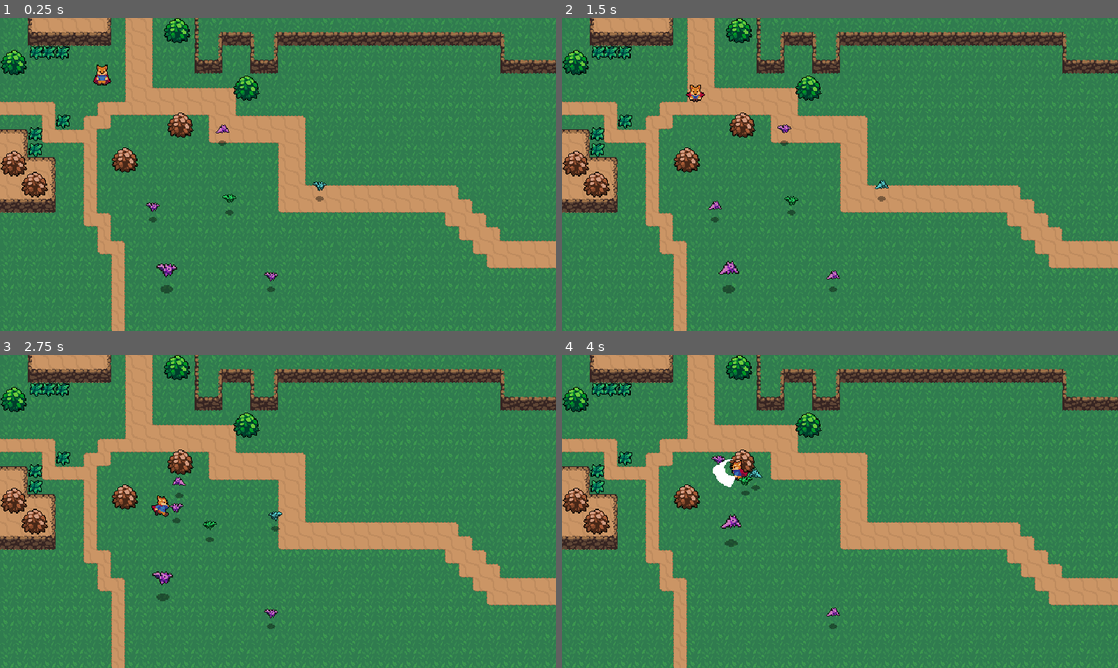
Above: before the commit, frames 1-4 (two rows, left to right).
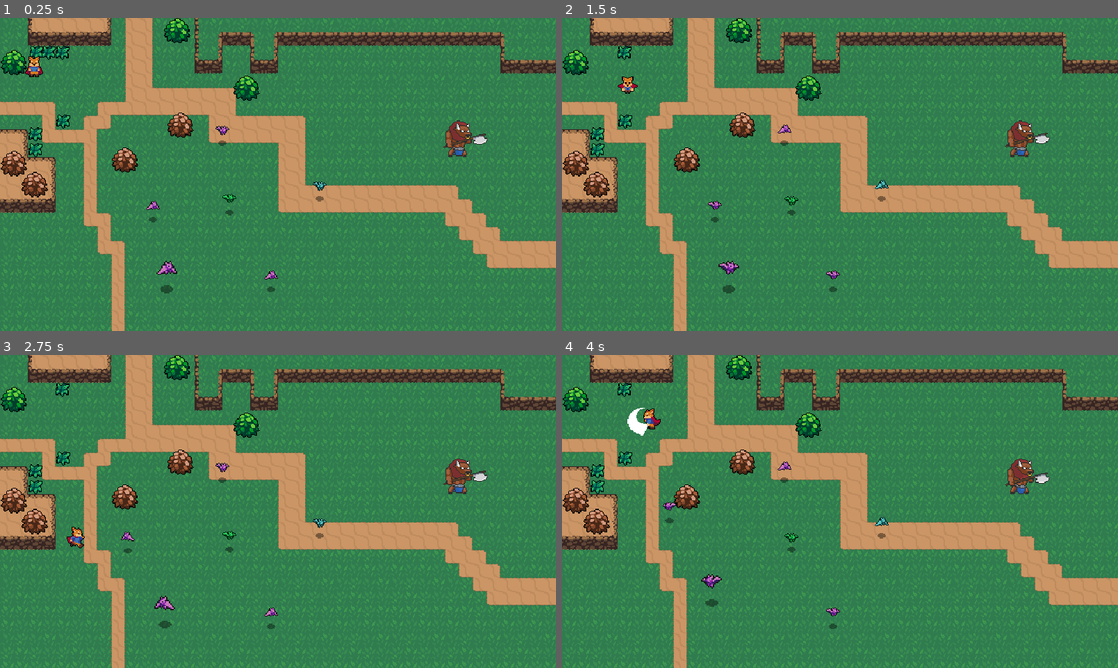
Above: after the commit, the same moments.

Repository: seanhoekstra/ARPG
Game: Godot game, scene res://World.tscn
Two runs of this game, one before a commit and one after it. Both use one fixed random seed, a clock stepped at 60 frames per second and the inputs below.
Inputs:
- Up to frame 1 (0.25 s): no input
- Up to frame 2 (1.5 s): hold Right (ui_right) 0.53-1.28 s; tap J (attack) at 0.6 s; hold Down (ui_down) from 1.28 s (still down); tap K (roll) at 1.35 s
- Up to frame 3 (2.75 s): release Down (ui_down) at 2.03 s; hold Right (ui_right) from 2.03 s (still down); tap J (attack) at 2.1 s
- Up to frame 4 (4 s): release Right (ui_right) at 2.78 s; hold Up (ui_up) 2.78-3.53 s; tap K (roll) at 2.85 s; hold Left (ui_left) from 3.53 s (still down); tap J (attack) at 3.6 s

The runs differ from the first frame. In frame 1, 1.0% of the frame differs, in the area x 4-88%, y 12-85%; in frame 2, 1.1%; in frame 3, 1.7%; in frame 4, 2.0%, in the area x 5-88%, y 8-84%.

Commit message:
added minotaur

Diff:
--- a/Enemies/Bat.tscn
+++ b/Enemies/Bat.tscn
@@ -11,81 +11,81 @@
 [ext_resource path="res://Overlap/Hitbox.tscn" type="PackedScene" id=9]
 
 [sub_resource type="AtlasTexture" id=1]
+atlas = ExtResource( 6 )
+region = Rect2( 0, 0, 16, 24 )
+
+[sub_resource type="AtlasTexture" id=2]
+atlas = ExtResource( 6 )
+region = Rect2( 16, 0, 16, 24 )
+
+[sub_resource type="AtlasTexture" id=3]
+atlas = ExtResource( 6 )
+region = Rect2( 32, 0, 16, 24 )
+
+[sub_resource type="AtlasTexture" id=4]
+atlas = ExtResource( 6 )
+region = Rect2( 48, 0, 16, 24 )
+
+[sub_resource type="AtlasTexture" id=5]
+atlas = ExtResource( 6 )
+region = Rect2( 64, 0, 16, 24 )
+
+[sub_resource type="AtlasTexture" id=6]
+atlas = ExtResource( 5 )
+region = Rect2( 0, 0, 16, 24 )
+
+[sub_resource type="AtlasTexture" id=7]
+atlas = ExtResource( 5 )
+region = Rect2( 16, 0, 16, 24 )
+
+[sub_resource type="AtlasTexture" id=8]
+atlas = ExtResource( 5 )
+region = Rect2( 32, 0, 16, 24 )
+
+[sub_resource type="AtlasTexture" id=9]
+atlas = ExtResource( 5 )
+region = Rect2( 48, 0, 16, 24 )
+
+[sub_resource type="AtlasTexture" id=10]
+atlas = ExtResource( 5 )
+region = Rect2( 64, 0, 16, 24 )
+
+[sub_resource type="AtlasTexture" id=11]
 atlas = ExtResource( 1 )
 region = Rect2( 0, 0, 16, 24 )
 
-[sub_resource type="AtlasTexture" id=2]
+[sub_resource type="AtlasTexture" id=12]
 atlas = ExtResource( 1 )
 region = Rect2( 16, 0, 16, 24 )
 
-[sub_resource type="AtlasTexture" id=3]
+[sub_resource type="AtlasTexture" id=13]
 atlas = ExtResource( 1 )
 region = Rect2( 32, 0, 16, 24 )
 
-[sub_resource type="AtlasTexture" id=4]
+[sub_resource type="AtlasTexture" id=14]
 atlas = ExtResource( 1 )
 region = Rect2( 48, 0, 16, 24 )
 
-[sub_resource type="AtlasTexture" id=5]
+[sub_resource type="AtlasTexture" id=15]
 atlas = ExtResource( 1 )
-region = Rect2( 64, 0, 16, 24 )
-
-[sub_resource type="AtlasTexture" id=6]
-atlas = ExtResource( 6 )
-region = Rect2( 0, 0, 16, 24 )
-
-[sub_resource type="AtlasTexture" id=7]
-atlas = ExtResource( 6 )
-region = Rect2( 16, 0, 16, 24 )
-
-[sub_resource type="AtlasTexture" id=8]
-atlas = ExtResource( 6 )
-region = Rect2( 32, 0, 16, 24 )
-
-[sub_resource type="AtlasTexture" id=9]
-atlas = ExtResource( 6 )
-region = Rect2( 48, 0, 16, 24 )
-
-[sub_resource type="AtlasTexture" id=10]
-atlas = ExtResource( 6 )
-region = Rect2( 64, 0, 16, 24 )
-
-[sub_resource type="AtlasTexture" id=11]
-atlas = ExtResource( 5 )
-region = Rect2( 0, 0, 16, 24 )
-
-[sub_resource type="AtlasTexture" id=12]
-atlas = ExtResource( 5 )
-region = Rect2( 16, 0, 16, 24 )
-
-[sub_resource type="AtlasTexture" id=13]
-atlas = ExtResource( 5 )
-region = Rect2( 32, 0, 16, 24 )
-
-[sub_resource type="AtlasTexture" id=14]
-atlas = ExtResource( 5 )
-region = Rect2( 48, 0, 16, 24 )
-
-[sub_resource type="AtlasTexture" id=15]
-atlas = ExtResource( 5 )
 region = Rect2( 64, 0, 16, 24 )
 
 [sub_resource type="SpriteFrames" id=16]
 animations = [ {
 "frames": [ SubResource( 1 ), SubResource( 2 ), SubResource( 3 ), SubResource( 4 ), SubResource( 5 ) ],
 "loop": true,
-"name": "Fly",
+"name": "FlyGreen",
 "speed": 10.0
 }, {
 "frames": [ SubResource( 6 ), SubResource( 7 ), SubResource( 8 ), SubResource( 9 ), SubResource( 10 ) ],
 "loop": true,
-"name": "FlyGreen",
-"speed": 10.0
+"name": "FlyBlue",
+"speed": 14.0
 }, {
 "frames": [ SubResource( 11 ), SubResource( 12 ), SubResource( 13 ), SubResource( 14 ), SubResource( 15 ) ],
 "loop": true,
-"name": "FlyBlue",
-"speed": 14.0
+"name": "Fly",
+"speed": 10.0
 } ]
 
 [sub_resource type="CircleShape2D" id=17]
@@ -109,7 +109,7 @@
 [node name="AnimatedSprite" type="AnimatedSprite" parent="."]
 frames = SubResource( 16 )
 animation = "Fly"
-frame = 1
+frame = 3
 playing = true
 offset = Vector2( 0, -12 )
 
@@ -119,15 +119,15 @@
 [node name="CollisionShape2D" type="CollisionShape2D" parent="."]
 shape = SubResource( 17 )
 
+[node name="Stats" parent="." instance=ExtResource( 7 )]
+max_health = 2
+
 [node name="Hurtbox" parent="." instance=ExtResource( 3 )]
 collision_layer = 8
 
 [node name="CollisionShape2D2" type="CollisionShape2D" parent="Hurtbox"]
 position = Vector2( 0, -15 )
 shape = SubResource( 18 )
-
-[node name="Stats" parent="." instance=ExtResource( 7 )]
-max_health = 2
 
 [node name="PlayerDetectionZone" parent="." instance=ExtResource( 8 )]
 
@@ -141,8 +141,10 @@
 [node name="CollisionShape2D" parent="Hitbox" index="0"]
 position = Vector2( 0, -15 )
 shape = SubResource( 20 )
+[connection signal="no_health" from="Stats" to="." method="_on_Stats_no_health"]
 [connection signal="area_entered" from="Hurtbox" to="." method="_on_Hurtbox_area_entered"]
-[connection signal="no_health" from="Stats" to="." method="_on_Stats_no_health"]
+
+[editable path="Hurtbox"]
 
 [editable path="PlayerDetectionZone"]
 
--- /dev/null
+++ b/Enemies/Minotaur.gd
@@ -0,0 +1,74 @@
+extends KinematicBody2D
+
+
+#state machine
+enum{
+	IDLE,
+	WANDER,
+	CHASE,
+	ATTACK
+}
+
+export var acceleration = 320
+export var max_speed = 70
+export var friction = 200
+
+var knockback = Vector2.ZERO
+var state = IDLE
+var velocity = Vector2.ZERO
+
+onready var stats = $Stats
+onready var player_detection_zone = $PlayerDetectionZone
+onready var sprite = $AnimatedSprite
+onready var hurtbox = $Hurtbox
+
+
+func _physics_process(delta):
+	knockback = knockback.move_toward(Vector2.ZERO,friction * delta)
+	knockback = move_and_slide(knockback)
+
+	match state:
+		IDLE:
+			sprite.play("Idle")
+			velocity = velocity.move_toward(Vector2.ZERO, friction * delta)
+			seek_player()
+
+		WANDER:
+			pass
+
+		CHASE:
+			sprite.play("Run")
+			var player = player_detection_zone.player
+			if player != null:
+				#player position - bat position = the vector difference between the 2
+				#normalize the length so equalize the speed
+				var direction = (player.global_position - global_position).normalized()
+				velocity = velocity.move_toward(direction * max_speed, acceleration * delta)
+				sprite.flip_h = velocity.x < 0
+			else:
+				#if sprite.animation == "Attack" && sprite.frame == sprite.frames.get_frame_count("Attack")-1:
+				#sprite.play("Attack")
+				state = IDLE
+	velocity = move_and_slide(velocity)
+
+func seek_player():
+	if player_detection_zone.can_see_player():
+		state = CHASE
+
+
+func _on_Hurtbox_area_entered(area):
+	stats.health -= area.damage
+	knockback = area.knockback_vector * area.knockback_power
+	hurtbox.create_hit_effect()
+
+
+func _on_Stats_no_health():
+	#wait 0.2 second before clearing the enemy
+	var t = Timer.new()
+	t.set_wait_time(0.2)
+	t.set_one_shot(true)
+	self.add_child(t)
+	t.start()
+	yield(t, "timeout")
+
+	queue_free()
--- /dev/null
+++ b/Enemies/Minotaur.tscn
@@ -0,0 +1,185 @@
+[gd_scene load_steps=34 format=2]
+
+[ext_resource path="res://Enemies/Minotaur.gd" type="Script" id=1]
+[ext_resource path="res://Stats.tscn" type="PackedScene" id=2]
+[ext_resource path="res://Overlap/Hurtbox.tscn" type="PackedScene" id=3]
+[ext_resource path="res://Overlap/Hitbox.tscn" type="PackedScene" id=4]
+[ext_resource path="res://Enemies/MinotaurByElthancrop.png" type="Texture" id=5]
+[ext_resource path="res://Enemies/PlayerDetectionZone.tscn" type="PackedScene" id=6]
+
+[sub_resource type="AtlasTexture" id=18]
+atlas = ExtResource( 5 )
+region = Rect2( 0, 288, 96, 96 )
+
+[sub_resource type="AtlasTexture" id=19]
+atlas = ExtResource( 5 )
+region = Rect2( 96, 288, 96, 96 )
+
+[sub_resource type="AtlasTexture" id=20]
+atlas = ExtResource( 5 )
+region = Rect2( 192, 288, 96, 96 )
+
+[sub_resource type="AtlasTexture" id=21]
+atlas = ExtResource( 5 )
+region = Rect2( 288, 288, 96, 96 )
+
+[sub_resource type="AtlasTexture" id=22]
+atlas = ExtResource( 5 )
+region = Rect2( 384, 288, 96, 96 )
+
+[sub_resource type="AtlasTexture" id=23]
+atlas = ExtResource( 5 )
+region = Rect2( 480, 288, 96, 96 )
+
+[sub_resource type="AtlasTexture" id=24]
+atlas = ExtResource( 5 )
+region = Rect2( 576, 288, 96, 96 )
+
+[sub_resource type="AtlasTexture" id=25]
+atlas = ExtResource( 5 )
+region = Rect2( 672, 288, 96, 96 )
+
+[sub_resource type="AtlasTexture" id=26]
+atlas = ExtResource( 5 )
+region = Rect2( 768, 288, 96, 96 )
+
+[sub_resource type="AtlasTexture" id=10]
+atlas = ExtResource( 5 )
+region = Rect2( 0, 96, 96, 96 )
+
+[sub_resource type="AtlasTexture" id=11]
+atlas = ExtResource( 5 )
+region = Rect2( 96, 96, 96, 96 )
+
+[sub_resource type="AtlasTexture" id=12]
+atlas = ExtResource( 5 )
+region = Rect2( 192, 96, 96, 96 )
+
+[sub_resource type="AtlasTexture" id=13]
+atlas = ExtResource( 5 )
+region = Rect2( 288, 96, 96, 96 )
+
+[sub_resource type="AtlasTexture" id=14]
+atlas = ExtResource( 5 )
+region = Rect2( 384, 96, 96, 96 )
+
+[sub_resource type="AtlasTexture" id=15]
+atlas = ExtResource( 5 )
+region = Rect2( 480, 96, 96, 96 )
+
+[sub_resource type="AtlasTexture" id=16]
+atlas = ExtResource( 5 )
+region = Rect2( 576, 96, 96, 96 )
+
+[sub_resource type="AtlasTexture" id=17]
+atlas = ExtResource( 5 )
+region = Rect2( 672, 96, 96, 96 )
+
+[sub_resource type="AtlasTexture" id=1]
+atlas = ExtResource( 5 )
+region = Rect2( 0, 0, 96, 96 )
+
+[sub_resource type="AtlasTexture" id=2]
+atlas = ExtResource( 5 )
+region = Rect2( 96, 0, 96, 96 )
+
+[sub_resource type="AtlasTexture" id=3]
+atlas = ExtResource( 5 )
+region = Rect2( 192, 0, 96, 96 )
+
+[sub_resource type="AtlasTexture" id=4]
+atlas = ExtResource( 5 )
+region = Rect2( 288, 0, 96, 96 )
+
+[sub_resource type="AtlasTexture" id=5]
+atlas = ExtResource( 5 )
+region = Rect2( 384, 0, 96, 96 )
+
+[sub_resource type="SpriteFrames" id=6]
+animations = [ {
+"frames": [ SubResource( 18 ), SubResource( 19 ), SubResource( 20 ), SubResource( 21 ), SubResource( 22 ), SubResource( 23 ), SubResource( 24 ), SubResource( 25 ), SubResource( 26 ) ],
+"loop": false,
+"name": "Attack",
+"speed": 10.0
+}, {
+"frames": [ SubResource( 10 ), SubResource( 11 ), SubResource( 12 ), SubResource( 13 ), SubResource( 14 ), SubResource( 15 ), SubResource( 16 ), SubResource( 17 ) ],
+"loop": true,
+"name": "Run",
+"speed": 10.0
+}, {
+"frames": [ SubResource( 1 ), SubResource( 2 ), SubResource( 3 ), SubResource( 4 ), SubResource( 5 ) ],
+"loop": true,
+"name": "Idle",
+"speed": 5.0
+} ]
+
+[sub_resource type="CapsuleShape2D" id=7]
+radius = 17.0
+
+[sub_resource type="CapsuleShape2D" id=9]
+radius = 14.0
+height = 2.0
+
+[sub_resource type="CircleShape2D" id=8]
+radius = 160.0
+
+[sub_resource type="CircleShape2D" id=27]
+radius = 29.0172
+
+[node name="Minotaur" type="KinematicBody2D"]
+script = ExtResource( 1 )
+
+[node name="AnimatedSprite" type="AnimatedSprite" parent="."]
+frames = SubResource( 6 )
+animation = "Attack"
+frame = 8
+playing = true
+offset = Vector2( 2, -16 )
+__meta__ = {
+"_edit_group_": true
+}
+
+[node name="CollisionShape2D" type="CollisionShape2D" parent="."]
+
+[node name="Stats" parent="." instance=ExtResource( 2 )]
+max_health = 7
+
+[node name="Hurtbox" parent="." instance=ExtResource( 3 )]
+collision_layer = 8
+
+[node name="CollisionShape2D" parent="Hurtbox" index="0"]
+position = Vector2( 0, -19 )
+shape = SubResource( 7 )
+
+[node name="Hitbox" parent="." instance=ExtResource( 4 )]
+collision_mask = 4
+
+[node name="CollisionShape2D" parent="Hitbox" index="0"]
+position = Vector2( 0, -13 )
+shape = SubResource( 9 )
+
+[node name="PlayerDetectionZone" parent="." instance=ExtResource( 6 )]
+
+[node name="CollisionShape2D" parent="PlayerDetectionZone" index="0"]
+self_modulate = Color( 1, 1, 1, 0.305882 )
+position = Vector2( 0, -19 )
+shape = SubResource( 8 )
+
+[node name="HitBoxPivot" type="Position2D" parent="."]
+
+[node name="AxeHitBox" type="Area2D" parent="HitBoxPivot"]
+position = Vector2( 9, -28 )
+collision_layer = 0
+collision_mask = 4
+
+[node name="AxeCollision" type="CollisionShape2D" parent="HitBoxPivot/AxeHitBox"]
+shape = SubResource( 27 )
+disabled = true
+[connection signal="no_health" from="Stats" to="." method="_on_Stats_no_health"]
+[connection signal="area_entered" from="Hurtbox" to="." method="_on_Hurtbox_area_entered"]
+
+[editable path="Hurtbox"]
+
+[editable path="Hitbox"]
+
+[editable path="PlayerDetectionZone"]
--- a/Player/Player.tscn
+++ b/Player/Player.tscn
@@ -605,7 +605,7 @@
 position = Vector2( 0, -9 )
 texture = ExtResource( 1 )
 hframes = 60
-frame = 55
+frame = 36
 
 [node name="CollisionShape2D" type="CollisionShape2D" parent="."]
 rotation = 1.5708
--- a/Stats.gd
+++ b/Stats.gd
@@ -7,9 +7,13 @@
 signal no_health
 
 func set_health(value):
-	health = value
+	if value > max_health:
+		health = max_health
+	else:
+		health = value
 	if health <= 0:
 		emit_signal("no_health")
+
 
 func set_maxhealth(value):
 	health_diff = value - max_health
--- a/World.tscn
+++ b/World.tscn
@@ -9,6 +9,7 @@
 [ext_resource path="res://World/Bush2.tscn" type="PackedScene" id=7]
 [ext_resource path="res://Enemies/Bat.tscn" type="PackedScene" id=8]
 [ext_resource path="res://World/Bush2.png" type="Texture" id=9]
+[ext_resource path="res://Enemies/Minotaur.tscn" type="PackedScene" id=10]
 
 [sub_resource type="TileSet" id=1]
 0/name = "DirtTileset.png 0"
@@ -519,7 +520,7 @@
 [node name="YSort" type="YSort" parent="."]
 
 [node name="Player" parent="YSort" instance=ExtResource( 2 )]
-position = Vector2( 118, 74 )
+position = Vector2( 40, 64 )
 
 [node name="Sprite" parent="YSort/Player" index="0"]
 frame = 50
@@ -579,7 +580,7 @@
 position = Vector2( 256, 144 )
 
 [node name="AnimatedSprite" parent="YSort/Enemies/Bat" index="0"]
-frame = 3
+frame = 1
 
 [node name="Bat2" parent="YSort/Enemies" instance=ExtResource( 8 )]
 position = Vector2( 176, 232 )
@@ -604,6 +605,9 @@
 position = Vector2( 40, 192 )
 texture = ExtResource( 9 )
 
+[node name="Minotaur" parent="." instance=ExtResource( 10 )]
+position = Vector2( 528, 160 )
+
 [editable path="YSort/Player"]
 
 [editable path="YSort/Enemies/Bat"]
Binary file added: Enemies/MinotaurByElthan.png
Not shown, added: Enemies/MinotaurByElthan.png.import
Binary file added: Enemies/MinotaurByElthancrop.png
Not shown, added: Enemies/MinotaurByElthancrop.png.import
Binary file added: Enemies/MinotaurIdle.png
Not shown, added: Enemies/MinotaurIdle.png.import
Not shown: 1 places in World.tscn that only renumber resources
